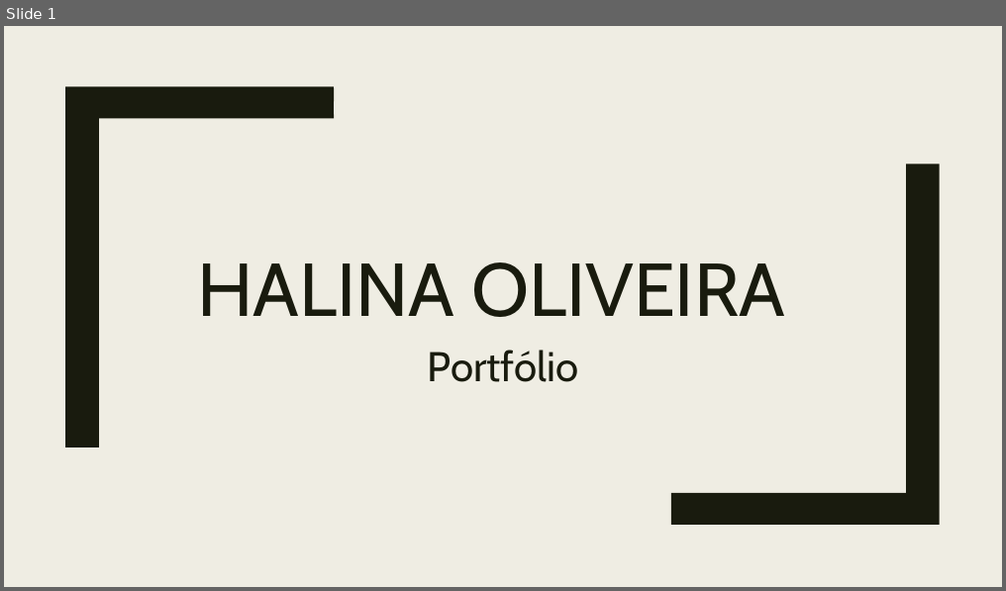
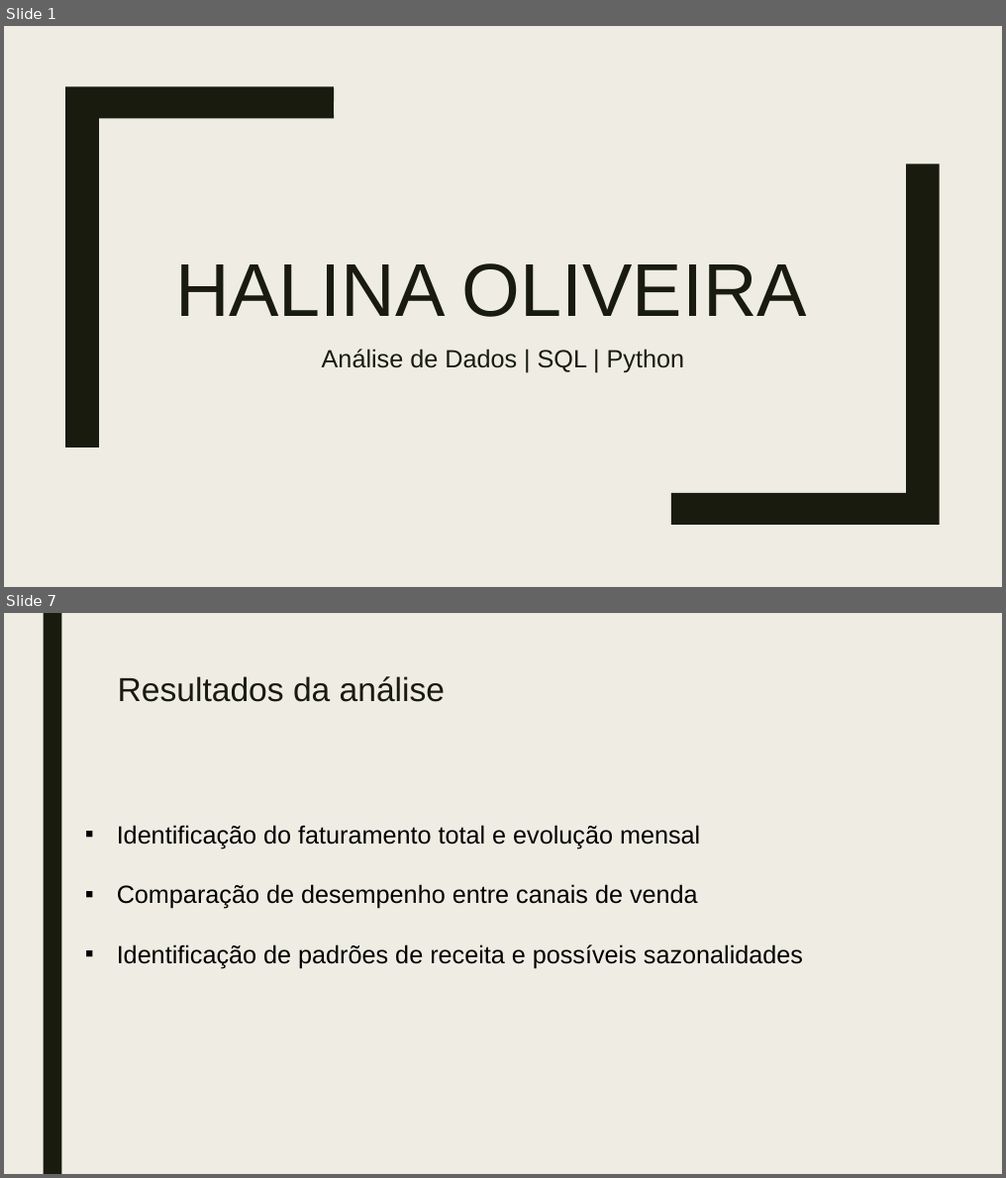
Before and after one commit to Halina23/Portfolio-Halina-Oliveira, a slide deck: Halina Oliveira.Portfolio.pptx. Shown one above the other, each under a label of ours: slide 1 before the commit, slides 1 and 7 after it; the slides between them are not shown. The pictures are 1006x591 and 1006x1178 pixels, drawn with LibreOffice and Linux fonts; fonts in the diff are those of the drawing. Boxes give left, top, right and bottom in pixels: in the first picture for what was removed or moved away, otherwise in the second. Text is boxed around its words. In the diff, an @@ line names an element or a change of style, - is before the commit and + after.

```diff
--- a/Halina Oliveira.Portfolio.pptx
+++ b/Halina Oliveira.Portfolio.pptx
@@ slide 7 added at (x1=4, y1=613, x2=1002, y2=1174), background #EFEDE3 @@
@@ rectangle added at (x1=43, y1=613, x2=61, y2=1174), fill #191B0E @@
@@ title added at (x1=118, y1=676, x2=445, y2=702), 32 pt, text #191B0E @@
+Resultados da análise
@@ text added at (x1=117, y1=825, x2=803, y2=968), 24 pt, text #000000 @@
+▪ Identificação do faturamento total e evolução mensal
+▪ Comparação de desempenho entre canais de venda
+▪ Identificação de padrões de receita e possíveis sazonalidades
@@ slide 1 changed as well @@
@@ title "HALINA OLIVEIRA" at (x1=175, y1=264, x2=807, y2=317): font Cabin to Arial @@
@@ subtitle at (x1=322, y1=349, x2=684, y2=373): text changed; size 40 to 24 pt; font Cabin to Arial @@
-Portfólio
+Análise de Dados | SQL | Python
```
Also in this commit, not shown: 4 other slides changed, 8 other slides added, 7 slides removed.
